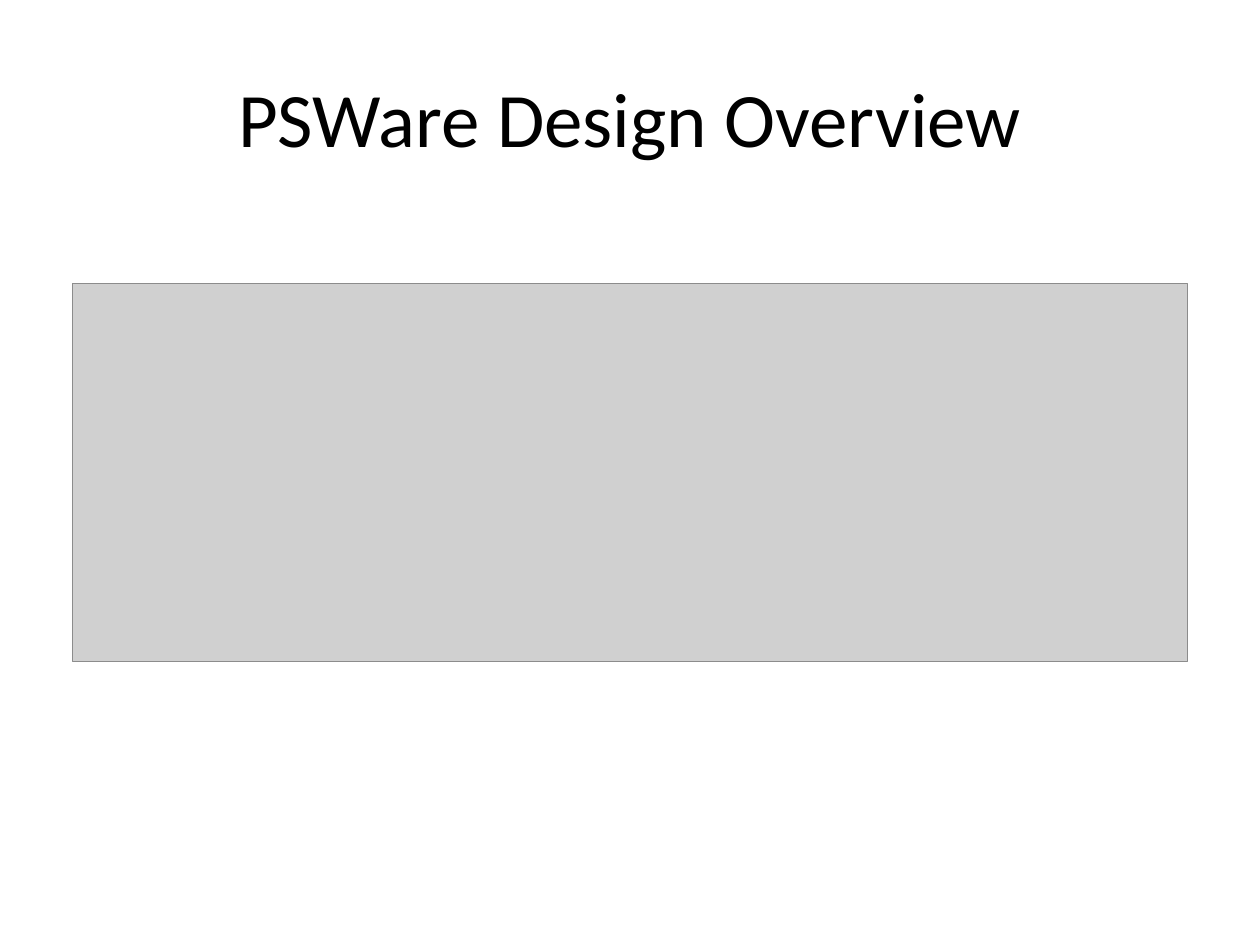
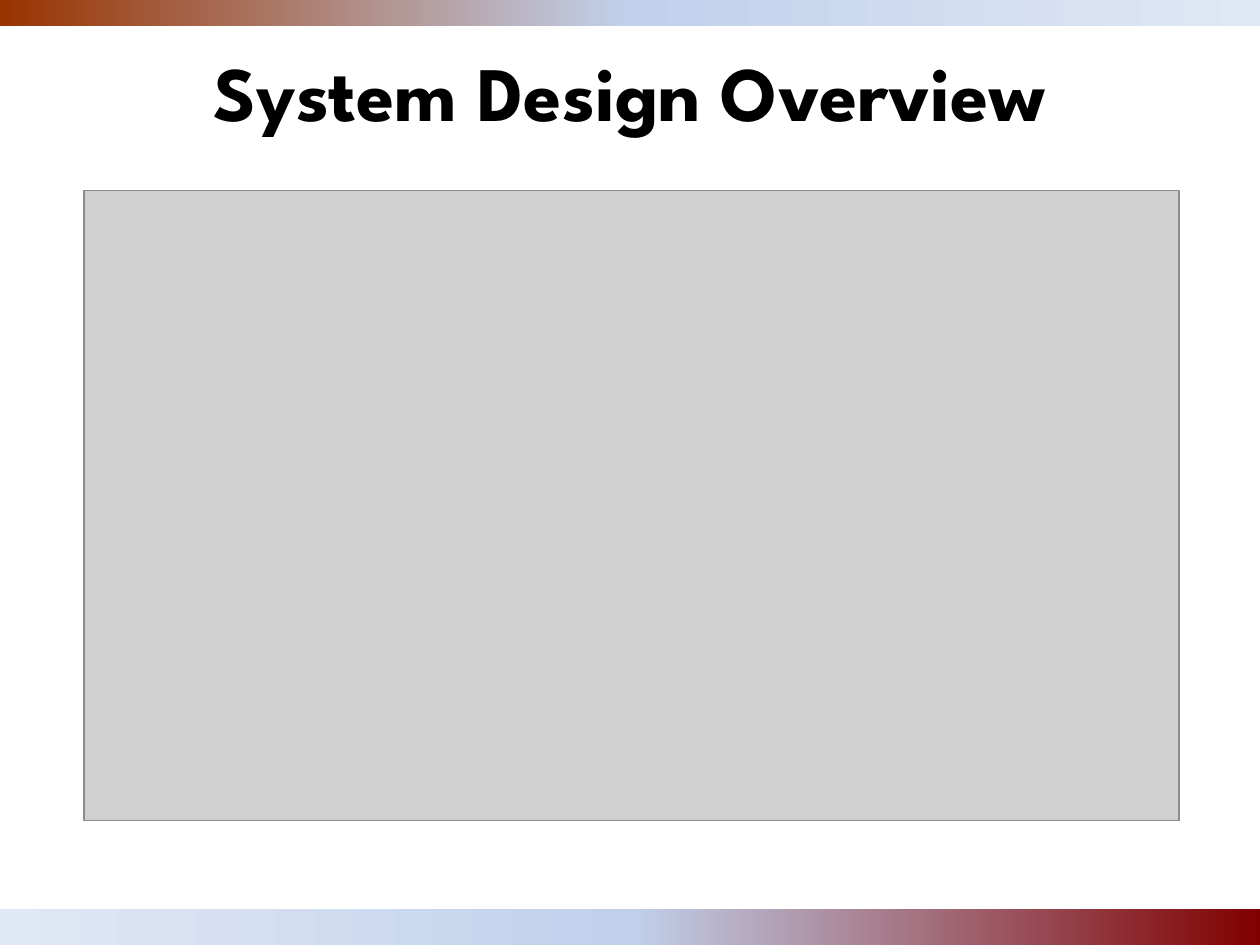
Before and after one commit to stevenylai/PaperWorks, a slide deck: slide 11 of thesis/ppt/PSWare.pptx (slide 2 before the commit). Drawn at 1260x945 pixels with LibreOffice and Linux fonts; fonts in the diff are those of the drawing; grey boxes stand for pictures; background and template pictures are left out. Boxes give left, top, right and bottom in pixels: in the first picture for what was removed or moved away, otherwise in the second. Text is boxed around its words. In the diff, an @@ line names an element or a change of style, - is before the commit and + after.

```diff
--- a/thesis/ppt/PSWare.pptx
+++ b/thesis/ppt/PSWare.pptx
@@ rectangle added at [0,0,1260,26], fill gradient #993300 to #C2D1ED to #E1E8F5 @@
@@ title "System Design Overview" at [214,69,1045,138]: vertical alignment middle to top @@
@@ title at [214,69,1045,138]: text changed; font Calibri to League Spartan; bold on @@
-PSWare Design Overview
+System Design Overview
@@ picture: place and size @@
-picture at [73,284,1188,662]
+picture at [84,190,1179,820]
@@ rectangle added at [0,910,1260,945], fill gradient #800000 to #C2D1ED to #E1E8F5 @@
@@ page number added at [932,907,1260,945], 12 pt, text #FFCC66 @@
+11
```
Also in this commit, not shown: 6 other slides changed, 27 slides added, 7 slides removed, 2 other files.
